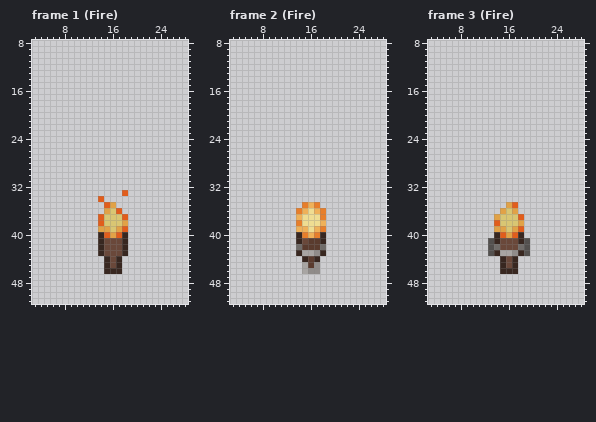
Two versions of one pixel-art file, Assets/Resources/Other/Newwall.aseprite. The picture above was drawn from the file before the commit.
33x79 pixels, 16 frames. Shown: frame 1 (Fire): x 3..28, y 8..51; frame 2 (Fire): x 3..28, y 8..51; frame 3 (Fire): x 3..28, y 8..51. The commit also changed other frames, which this record leaves out.
The result:
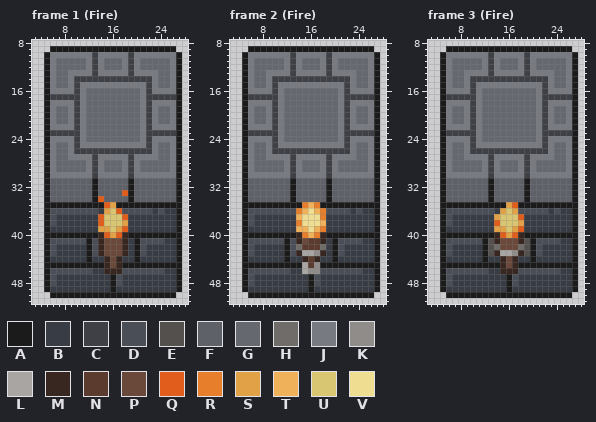
Palette (. is transparent): A #1b1b1c  B #373c45  C #3f4045  D #4a4f57  E #53504e  F #5f6169  G #666870  H #706c69  J #787a82  K #908c8a  L #a8a5a3  M #382720  N #5a3b2e  P #6a483a  Q #e15d1c  R #e77e2b  S #e1a247  T #efb159  U #d9c673  V #efdd92
Diff:
layer "Wall" now shown
Frame 1 (Fire), layer "Wall":
y 9: x 6..26 ..................... -> AAAAAAAAAAAAAAAAAAAAA
y 10: x 5..27 ....................... -> AJJJJJJJCJJJJJCJJJJJJJA
y 11..12: x 5..27 ....................... -> AJGGGGGJCJGGGJCJGGGGGJA
y 13: x 5..27 ....................... -> AJGGJJJJCJJJJJCJJJJGGJA
y 14: x 5..27 ....................... -> AJGGJCCCCCCCCCCCCCJGGJA
y 15: x 5..27 ....................... -> AJGGJCJJJJJJJJJJJCJGGJA
y 16: x 5..27 ....................... -> AJJJJCJGGGGGGGGGJCJJJJA
y 17: x 5..27 ....................... -> ACCCCCJGGGGGGGGGJCCCCCA
y 18: x 5..27 ....................... -> AJJJJCJGGGGGGGGGJCJJJJA
y 19..21: x 5..27 ....................... -> AJGGJCJGGGGGGGGGJCJGGJA
y 22: x 5..27 ....................... -> AJJJJCJGGGGGGGGGJCJJJJA
y 23: x 5..27 ....................... -> ACCCCCJGGGGGGGGGJCCCCCA
y 24: x 5..27 ....................... -> AJJJJCJGGGGGGGGGJCJJJJA
y 25: x 5..27 ....................... -> AJGGJCJJJJJJJJJJJCJGGJA
y 26: x 5..27 ....................... -> AJGGJCCCCCCCCCCCCCJGGJA
y 27: x 5..27 ....................... -> AJGGJJJJCJJJJJCJJJJGGJA
y 28..29: x 5..27 ....................... -> AJGGGGGJCJGGGJCJGGGGGJA
y 30: x 5..27 ....................... -> AJJJJJJJCJJJJJCJJJJJJJA
y 31..32: x 5..27 ....................... -> AFFFFFFFAFFFFFAFFFFFFFA
y 33: x 5..17 ............. -> AFFFFFFFAFFFF; x 19..27 ......... -> AFFFFFFFA
y 34: x 5..13 ......... -> AFFFFFFFA; x 15..27 ............. -> FFFFAFFFFFFFA
y 35: x 5..14 .......... -> AAAAAAAAAA; x 17..27 ........... -> AAAAAAAAAAA
y 36: x 5..14 .......... -> ADDDDDDDDB; x 18..27 .......... -> DDDDDBDBBA
y 37..38: x 5..13 ......... -> ADBBBBBBB; x 19..27 ......... -> BBBBBBBBA
y 39: x 5..13 ......... -> ABBBBBBBB; x 19..27 ......... -> BBBBBBBBA
y 40: x 5..13 ......... -> AAAAAAAAA; x 19..27 ......... -> AAAAAAAAA
y 41: x 5..13 ......... -> ADDDDDDAD; x 19..27 ......... -> BADDDDBBA
y 42..43: x 5..13 ......... -> ADBBBBBAD; x 19..27 ......... -> BADBBBBBA
y 44: x 5..14 .......... -> ABBBBBBABB; x 18..27 .......... -> BBABBBBBBA
y 45: x 5..14 .......... -> AAAAAAAAAA; x 18..27 .......... -> AAAAAAAAAA
y 46: x 5..14 .......... -> ADDDDDDDBB; x 18..27 .......... -> DDDDDDDBBA
y 47..48: x 5..27 ....................... -> ADBBBBBBBBBADBBBBBBBBBA
y 49: x 5..27 ....................... -> ABBBBBBBBBBABBBBBBBBBBA
y 50: x 6..26 ..................... -> AAAAAAAAAAAAAAAAAAAAA
Frame 2 (Fire), layer "Wall":
y 9: x 6..26 ..................... -> AAAAAAAAAAAAAAAAAAAAA
y 10: x 5..27 ....................... -> AJJJJJJJCJJJJJCJJJJJJJA
y 11..12: x 5..27 ....................... -> AJGGGGGJCJGGGJCJGGGGGJA
y 13: x 5..27 ....................... -> AJGGJJJJCJJJJJCJJJJGGJA
y 14: x 5..27 ....................... -> AJGGJCCCCCCCCCCCCCJGGJA
y 15: x 5..27 ....................... -> AJGGJCJJJJJJJJJJJCJGGJA
y 16: x 5..27 ....................... -> AJJJJCJGGGGGGGGGJCJJJJA
y 17: x 5..27 ....................... -> ACCCCCJGGGGGGGGGJCCCCCA
y 18: x 5..27 ....................... -> AJJJJCJGGGGGGGGGJCJJJJA
y 19..21: x 5..27 ....................... -> AJGGJCJGGGGGGGGGJCJGGJA
y 22: x 5..27 ....................... -> AJJJJCJGGGGGGGGGJCJJJJA
y 23: x 5..27 ....................... -> ACCCCCJGGGGGGGGGJCCCCCA
y 24: x 5..27 ....................... -> AJJJJCJGGGGGGGGGJCJJJJA
y 25: x 5..27 ....................... -> AJGGJCJJJJJJJJJJJCJGGJA
y 26: x 5..27 ....................... -> AJGGJCCCCCCCCCCCCCJGGJA
y 27: x 5..27 ....................... -> AJGGJJJJCJJJJJCJJJJGGJA
y 28..29: x 5..27 ....................... -> AJGGGGGJCJGGGJCJGGGGGJA
y 30: x 5..27 ....................... -> AJJJJJJJCJJJJJCJJJJJJJA
y 31..34: x 5..27 ....................... -> AFFFFFFFAFFFFFAFFFFFFFA
y 35: x 5..14 .......... -> AAAAAAAAAA; x 18..27 .......... -> AAAAAAAAAA
y 36: x 5..13 ......... -> ADDDDDDDD; x 19..27 ......... -> DDDDBDBBA
y 37..38: x 5..13 ......... -> ADBBBBBBB; x 19..27 ......... -> BBBBBBBBA
y 39: x 5..13 ......... -> ABBBBBBBB; x 19..27 ......... -> BBBBBBBBA
y 40: x 5..13 ......... -> AAAAAAAAA; x 19..27 ......... -> AAAAAAAAA
y 41: x 5..13 ......... -> ADDDDDDAD; x 19..27 ......... -> BADDDDBBA
y 42..43: x 5..13 ......... -> ADBBBBBAD; x 19..27 ......... -> BADBBBBBA
y 44: x 5..14 .......... -> ABBBBBBABB; x 18..27 .......... -> BBABBBBBBA
y 45: x 5..14 .......... -> AAAAAAAAAA; x 18..27 .......... -> AAAAAAAAAA
y 46: x 5..14 .......... -> ADDDDDDDBB; x 18..27 .......... -> DDDDDDDBBA
y 47..48: x 5..27 ....................... -> ADBBBBBBBBBADBBBBBBBBBA
y 49: x 5..27 ....................... -> ABBBBBBBBBBABBBBBBBBBBA
y 50: x 6..26 ..................... -> AAAAAAAAAAAAAAAAAAAAA
Frame 3 (Fire), layer "Wall":
y 9: x 6..26 ..................... -> AAAAAAAAAAAAAAAAAAAAA
y 10: x 5..27 ....................... -> AJJJJJJJCJJJJJCJJJJJJJA
y 11..12: x 5..27 ....................... -> AJGGGGGJCJGGGJCJGGGGGJA
y 13: x 5..27 ....................... -> AJGGJJJJCJJJJJCJJJJGGJA
y 14: x 5..27 ....................... -> AJGGJCCCCCCCCCCCCCJGGJA
y 15: x 5..27 ....................... -> AJGGJCJJJJJJJJJJJCJGGJA
y 16: x 5..27 ....................... -> AJJJJCJGGGGGGGGGJCJJJJA
y 17: x 5..27 ....................... -> ACCCCCJGGGGGGGGGJCCCCCA
y 18: x 5..27 ....................... -> AJJJJCJGGGGGGGGGJCJJJJA
y 19..21: x 5..27 ....................... -> AJGGJCJGGGGGGGGGJCJGGJA
y 22: x 5..27 ....................... -> AJJJJCJGGGGGGGGGJCJJJJA
y 23: x 5..27 ....................... -> ACCCCCJGGGGGGGGGJCCCCCA
y 24: x 5..27 ....................... -> AJJJJCJGGGGGGGGGJCJJJJA
y 25: x 5..27 ....................... -> AJGGJCJJJJJJJJJJJCJGGJA
y 26: x 5..27 ....................... -> AJGGJCCCCCCCCCCCCCJGGJA
y 27: x 5..27 ....................... -> AJGGJJJJCJJJJJCJJJJGGJA
y 28..29: x 5..27 ....................... -> AJGGGGGJCJGGGJCJGGGGGJA
y 30: x 5..27 ....................... -> AJJJJJJJCJJJJJCJJJJJJJA
y 31..34: x 5..27 ....................... -> AFFFFFFFAFFFFFAFFFFFFFA
y 35: x 5..15 ........... -> AAAAAAAAAAA; x 18..27 .......... -> AAAAAAAAAA
y 36: x 5..14 .......... -> ADDDDDDDDB; x 18..27 .......... -> DDDDDBDBBA
y 37..38: x 5..13 ......... -> ADBBBBBBB; x 19..27 ......... -> BBBBBBBBA
y 39: x 5..13 ......... -> ABBBBBBBB; x 19..27 ......... -> BBBBBBBBA
y 40: x 5..13 ......... -> AAAAAAAAA; x 19..27 ......... -> AAAAAAAAA
y 41: x 5..12 ........ -> ADDDDDDA; x 20..27 ........ -> ADDDDBBA
y 42..43: x 5..12 ........ -> ADBBBBBA; x 20..27 ........ -> ADBBBBBA
y 44: x 5..14 .......... -> ABBBBBBABB; x 18..27 .......... -> BBABBBBBBA
y 45: x 5..14 .......... -> AAAAAAAAAA; x 18..27 .......... -> AAAAAAAAAA
y 46: x 5..14 .......... -> ADDDDDDDBB; x 18..27 .......... -> DDDDDDDBBA
y 47..48: x 5..27 ....................... -> ADBBBBBBBBBADBBBBBBBBBA
y 49: x 5..27 ....................... -> ABBBBBBBBBBABBBBBBBBBBA
y 50: x 6..26 ..................... -> AAAAAAAAAAAAAAAAAAAAA
